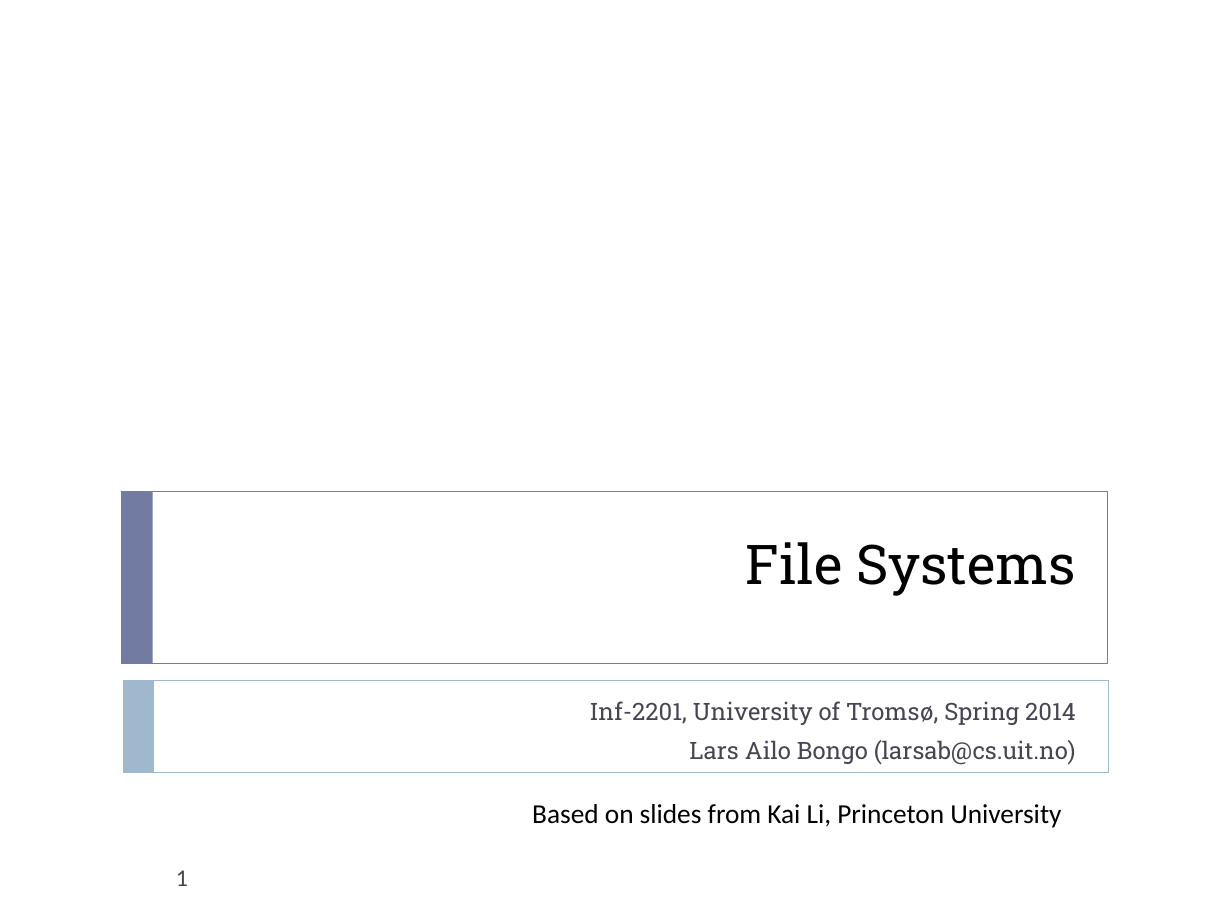
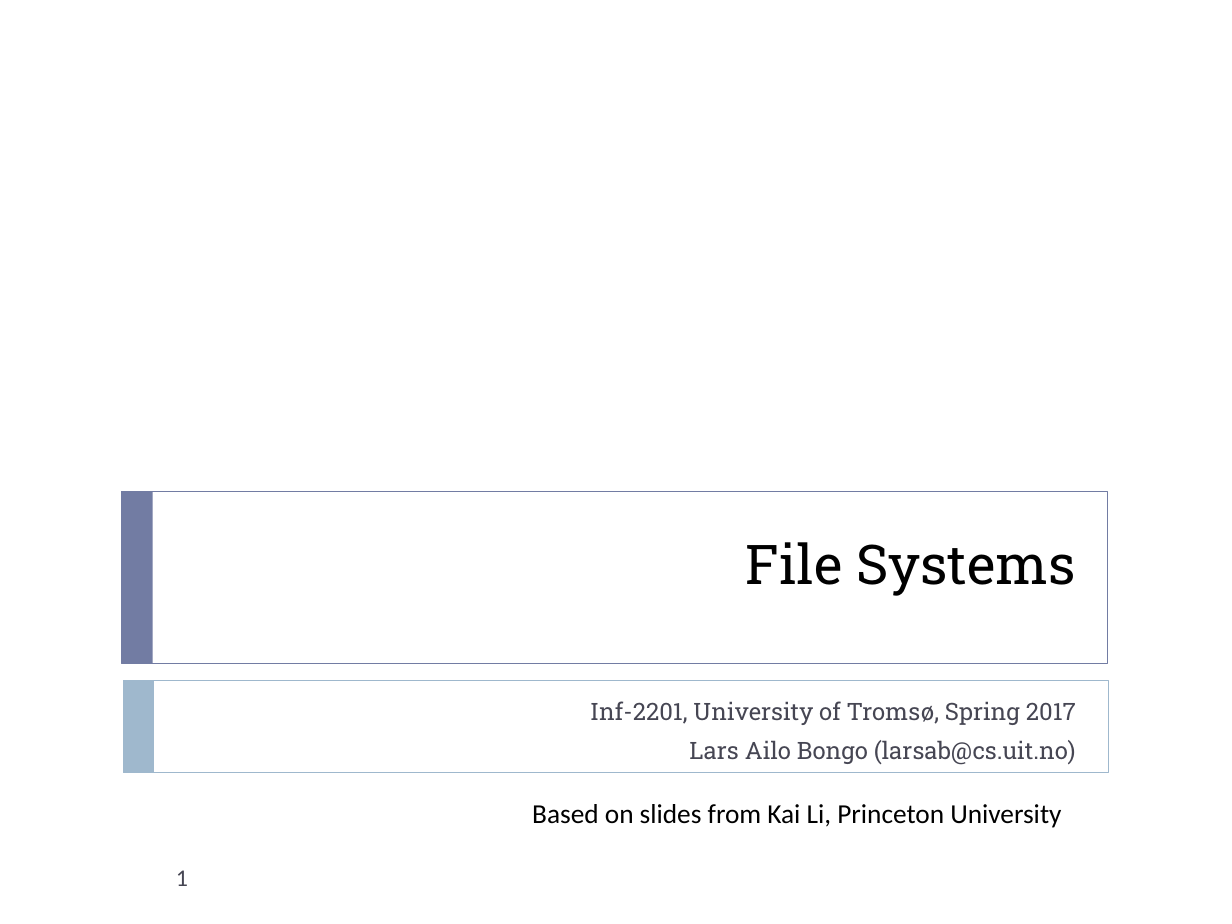
Before and after one commit to uit-inf-2201-s17/uit-inf-2201-s17.github.io, a slide deck: slide 1 of lectures/20 - File Systems.pptx. Drawn at 1232x924 pixels with LibreOffice and Linux fonts; fonts in the diff are those of the drawing. Boxes give left, top, right and bottom in pixels: in the first picture for what was removed or moved away, otherwise in the second. Text is boxed around its words. In the diff, an @@ line names an element or a change of style, - is before the commit and + after.

Commit message:
Updated File Systems slides

```diff
--- a/lectures/20 - File Systems.pptx
+++ b/lectures/20 - File Systems.pptx
@@ subtitle at [590,701,1076,725]: text changed @@
-Inf-2201, University of Tromsø, Spring 2014
+Inf-2201, University of Tromsø, Spring 2017
```
Also in this commit, not shown: 4 other slides changed, 1 slide added, 1 other file.
